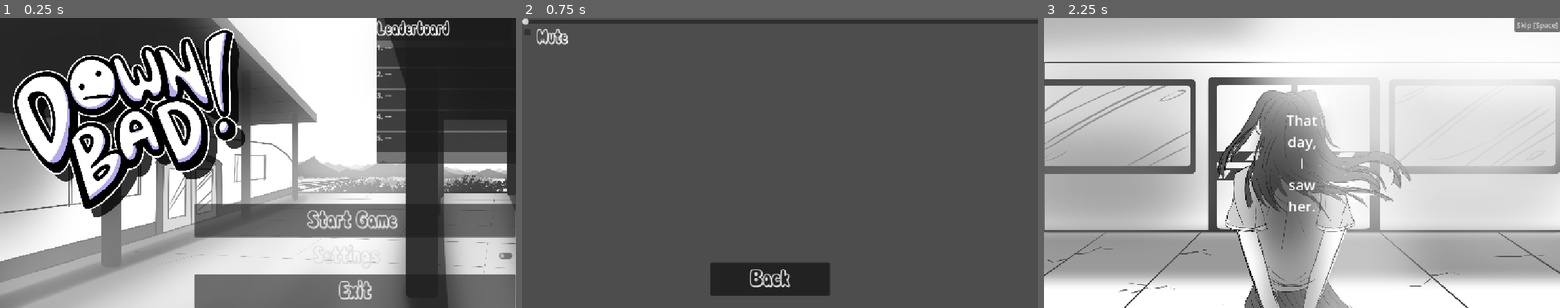
Above: before the commit, frames 1-3 (left to right).
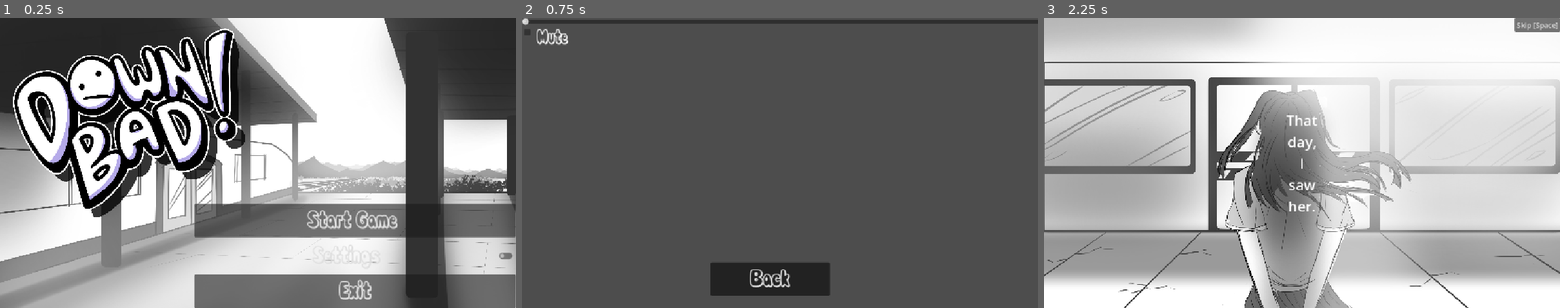
Above: after the commit, the same moments.

Repository: average4136/head-over-heels-game
Game: Godot game, scene res://Scenes/main_menu.tscn
The game is run twice, just before and just after one commit, with the same random seed, the same clock (stepped at 60 frames per second) and the same inputs.
Inputs:
- Up to frame 1 (0.25 s): no input
- Up to frame 2 (0.75 s): click "Settings" at 0.5 s
- Up to frame 3 (2.25 s): click "Back" at 1.25 s; click "Start Game" at 2 s

The runs differ from the first frame. In frame 1, 6.1% of the frame differs, in the area x 73-100%, y 0-51%; in frame 2, nothing differs; in frame 3, nothing differs.

Commit message:
Made scene for Leaderboard

Diff:
--- /dev/null
+++ b/Scenes/leaderboard_container.tscn
@@ -0,0 +1,148 @@
+[gd_scene format=3 uid="uid://jq4gk47xm8di"]
+
+[ext_resource type="FontFile" uid="uid://d4gh6b7fwfnwd" path="res://Assets/Font/Comic_White_Rabbit_.otf" id="1_fdgmg"]
+
+[sub_resource type="GDScript" id="GDScript_opfnp"]
+script/source = "extends Node
+
+
+const SAVE_PATH := \"user://leaderboard.json\"
+const MAX_ENTRIES := 5
+
+var scores: Array = []
+
+
+func _ready():
+	load_scores()
+
+
+func add_score(player_name: String, time: float):
+	var entry = {
+		\"name\": player_name,
+		\"time\": time
+	}
+
+	scores.append(entry)
+
+	scores.sort_custom(func(a, b):
+		return a[\"time\"] < b[\"time\"]
+	)
+
+	if scores.size() > MAX_ENTRIES:
+		scores.resize(MAX_ENTRIES)
+
+	save_scores()
+
+
+func save_scores():
+	var file = FileAccess.open(SAVE_PATH, FileAccess.WRITE)
+
+	if file:
+		file.store_string(JSON.stringify(scores))
+
+
+func load_scores():
+	if not FileAccess.file_exists(SAVE_PATH):
+		scores = []
+		return
+
+	var file = FileAccess.open(SAVE_PATH, FileAccess.READ)
+	var data = JSON.parse_string(file.get_as_text())
+
+	if data is Array:
+		scores = data
+	else:
+		scores = []
+"
+
+[sub_resource type="GDScript" id="GDScript_ce3w2"]
+
+[node name="LeaderboardContainer" type="PanelContainer" unique_id=1965850263]
+anchors_preset = -1
+anchor_right = 1.0
+anchor_bottom = 1.0
+offset_left = -174.0
+offset_top = -1.0
+offset_right = 174.0
+offset_bottom = 1.0
+grow_horizontal = 2
+grow_vertical = 2
+size_flags_horizontal = 0
+script = SubResource("GDScript_opfnp")
+
+[node name="NamesContainer" type="VBoxContainer" parent="." unique_id=1484897702]
+custom_minimum_size = Vector2(800, 650)
+layout_mode = 2
+size_flags_horizontal = 0
+script = SubResource("GDScript_ce3w2")
+
+[node name="Leaderboard" type="Panel" parent="NamesContainer" unique_id=855384382]
+custom_minimum_size = Vector2(1500, 0)
+layout_mode = 2
+size_flags_vertical = 3
+size_flags_stretch_ratio = 0.28
+
+[node name="Label" type="Label" parent="NamesContainer/Leaderboard" unique_id=1564787814]
+layout_mode = 1
+anchors_preset = 5
+anchor_left = 0.5
+anchor_right = 0.5
+offset_left = -80.5
+offset_right = 80.5
+offset_bottom = 54.0
+grow_horizontal = 2
+theme_override_fonts/font = ExtResource("1_fdgmg")
+theme_override_font_sizes/font_size = 40
+text = "Leaderboard"
+
+[node name="First" type="Panel" parent="NamesContainer" unique_id=259034037]
+layout_mode = 2
+size_flags_vertical = 3
+size_flags_stretch_ratio = 0.7
+
+[node name="Label" type="Label" parent="NamesContainer/First" unique_id=879518900]
+layout_mode = 1
+offset_right = 12.0
+offset_bottom = 23.0
+
+[node name="Second" type="Panel" parent="NamesContainer" unique_id=1416139987]
+layout_mode = 2
+size_flags_vertical = 3
+size_flags_stretch_ratio = 0.7
+tooltip_text = "
+"
+
+[node name="Label" type="Label" parent="NamesContainer/Second" unique_id=560316870]
+layout_mode = 1
+offset_right = 1.0
+offset_bottom = 23.0
+
+[node name="Third" type="Panel" parent="NamesContainer" unique_id=1780515740]
+layout_mode = 2
+size_flags_vertical = 3
+size_flags_stretch_ratio = 0.7
+
+[node name="Label" type="Label" parent="NamesContainer/Third" unique_id=1042420015]
+layout_mode = 1
+offset_right = 1.0
+offset_bottom = 23.0
+
+[node name="Fourth" type="Panel" parent="NamesContainer" unique_id=1653578982]
+layout_mode = 2
+size_flags_vertical = 3
+size_flags_stretch_ratio = 0.7
+
+[node name="Label" type="Label" parent="NamesContainer/Fourth" unique_id=2033304261]
+layout_mode = 1
+offset_right = 1.0
+offset_bottom = 23.0
+
+[node name="Fifth" type="Panel" parent="NamesContainer" unique_id=624252269]
+layout_mode = 2
+size_flags_vertical = 3
+size_flags_stretch_ratio = 0.7
+
+[node name="Label" type="Label" parent="NamesContainer/Fifth" unique_id=1501196673]
+layout_mode = 1
+offset_right = 1.0
+offset_bottom = 23.0
--- a/Scenes/main_menu.tscn
+++ b/Scenes/main_menu.tscn
@@ -42,61 +42,6 @@
 		else:
 			label.text = \"%d. ---\" % (i + 1)
 "
-
-[sub_resource type="GDScript" id="GDScript_opfnp"]
-script/source = "extends Node
-
-
-const SAVE_PATH := \"user://leaderboard.json\"
-const MAX_ENTRIES := 5
-
-var scores: Array = []
-
-
-func _ready():
-	load_scores()
-
-
-func add_score(player_name: String, time: float):
-	var entry = {
-		\"name\": player_name,
-		\"time\": time
-	}
-
-	scores.append(entry)
-
-	scores.sort_custom(func(a, b):
-		return a[\"time\"] < b[\"time\"]
-	)
-
-	if scores.size() > MAX_ENTRIES:
-		scores.resize(MAX_ENTRIES)
-
-	save_scores()
-
-
-func save_scores():
-	var file = FileAccess.open(SAVE_PATH, FileAccess.WRITE)
-
-	if file:
-		file.store_string(JSON.stringify(scores))
-
-
-func load_scores():
-	if not FileAccess.file_exists(SAVE_PATH):
-		scores = []
-		return
-
-	var file = FileAccess.open(SAVE_PATH, FileAccess.READ)
-	var data = JSON.parse_string(file.get_as_text())
-
-	if data is Array:
-		scores = data
-	else:
-		scores = []
-"
-
-[sub_resource type="GDScript" id="GDScript_ce3w2"]
 
 [node name="Main_Menu" type="Control" unique_id=435935605]
 layout_mode = 3
@@ -153,107 +98,6 @@
 button_mask = 5
 text = "Exit"
 
-[node name="LeaderboardContainer" type="PanelContainer" parent="." unique_id=1044697172]
-layout_mode = 1
-anchors_preset = 1
-anchor_left = 1.0
-anchor_right = 1.0
-offset_left = -311.0
-offset_bottom = 325.0
-grow_horizontal = 0
-script = SubResource("GDScript_opfnp")
-
-[node name="NamesContainer" type="VBoxContainer" parent="LeaderboardContainer" unique_id=320594901]
-custom_maximum_size = Vector2(350, 300)
-layout_mode = 2
-script = SubResource("GDScript_ce3w2")
-
-[node name="Leaderboard" type="Panel" parent="LeaderboardContainer/NamesContainer" unique_id=1878516154]
-custom_minimum_size = Vector2(100, 50)
-custom_maximum_size = Vector2(300, 300)
-layout_mode = 2
-size_flags_vertical = 2
-
-[node name="Label" type="Label" parent="LeaderboardContainer/NamesContainer/Leaderboard" unique_id=421740657]
-layout_mode = 1
-anchors_preset = 15
-anchor_right = 1.0
-anchor_bottom = 1.0
-grow_horizontal = 2
-grow_vertical = 2
-theme_override_fonts/font = ExtResource("2_48xlc")
-theme_override_font_sizes/font_size = 40
-text = "Leaderboard"
-
-[node name="First" type="Panel" parent="LeaderboardContainer/NamesContainer" unique_id=1970833220]
-layout_mode = 2
-size_flags_vertical = 3
-size_flags_stretch_ratio = 0.7
-
-[node name="Label" type="Label" parent="LeaderboardContainer/NamesContainer/First" unique_id=1624519842]
-layout_mode = 1
-anchors_preset = -1
-anchor_top = -0.279
-anchor_right = 1.0
-anchor_bottom = 1.0
-offset_top = -0.0029993057
-grow_horizontal = 2
-grow_vertical = 2
-
-[node name="Second" type="Panel" parent="LeaderboardContainer/NamesContainer" unique_id=1906319798]
-layout_mode = 2
-size_flags_vertical = 3
-size_flags_stretch_ratio = 0.7
-tooltip_text = "
-"
-
-[node name="Label" type="Label" parent="LeaderboardContainer/NamesContainer/Second" unique_id=2069287642]
-layout_mode = 1
-anchors_preset = 15
-anchor_right = 1.0
-anchor_bottom = 1.0
-grow_horizontal = 2
-grow_vertical = 2
-
-[node name="Third" type="Panel" parent="LeaderboardContainer/NamesContainer" unique_id=761846019]
-layout_mode = 2
-size_flags_vertical = 3
-size_flags_stretch_ratio = 0.7
-
-[node name="Label" type="Label" parent="LeaderboardContainer/NamesContainer/Third" unique_id=112381473]
-layout_mode = 1
-anchors_preset = 15
-anchor_right = 1.0
-anchor_bottom = 1.0
-grow_horizontal = 2
-grow_vertical = 2
-
-[node name="Fourth" type="Panel" parent="LeaderboardContainer/NamesContainer" unique_id=1830347748]
-layout_mode = 2
-size_flags_vertical = 3
-size_flags_stretch_ratio = 0.7
-
-[node name="Label" type="Label" parent="LeaderboardContainer/NamesContainer/Fourth" unique_id=1001053232]
-layout_mode = 1
-anchors_preset = 15
-anchor_right = 1.0
-anchor_bottom = 1.0
-grow_horizontal = 2
-grow_vertical = 2
-
-[node name="Fifth" type="Panel" parent="LeaderboardContainer/NamesContainer" unique_id=1590632548]
-layout_mode = 2
-size_flags_vertical = 3
-size_flags_stretch_ratio = 0.7
-
-[node name="Label" type="Label" parent="LeaderboardContainer/NamesContainer/Fifth" unique_id=1405189215]
-layout_mode = 1
-anchors_preset = 15
-anchor_right = 1.0
-anchor_bottom = 1.0
-grow_horizontal = 2
-grow_vertical = 2
-
 [node name="CanvasLayer" type="CanvasLayer" parent="." unique_id=90277366]
 
 [node name="DownBadLogoV0_5" type="Sprite2D" parent="." unique_id=285365223]
--- a/Scenes/settings.tscn
+++ b/Scenes/settings.tscn
@@ -1,6 +1,6 @@
 [gd_scene format=3 uid="uid://bqvy7jbhvbvnl"]
 
-[ext_resource type="Script" uid="uid://d07x5gpbf5lgt" path="res://settings.gd" id="1_x2hje"]
+[ext_resource type="Script" uid="uid://c3cxorfob7afk" path="res://Scripts/settings.gd" id="1_x2hje"]
 [ext_resource type="FontFile" uid="uid://d4gh6b7fwfnwd" path="res://Assets/Font/Comic_White_Rabbit_.otf" id="2_i44u3"]
 
 [node name="Settings" type="Control" unique_id=45946157]
